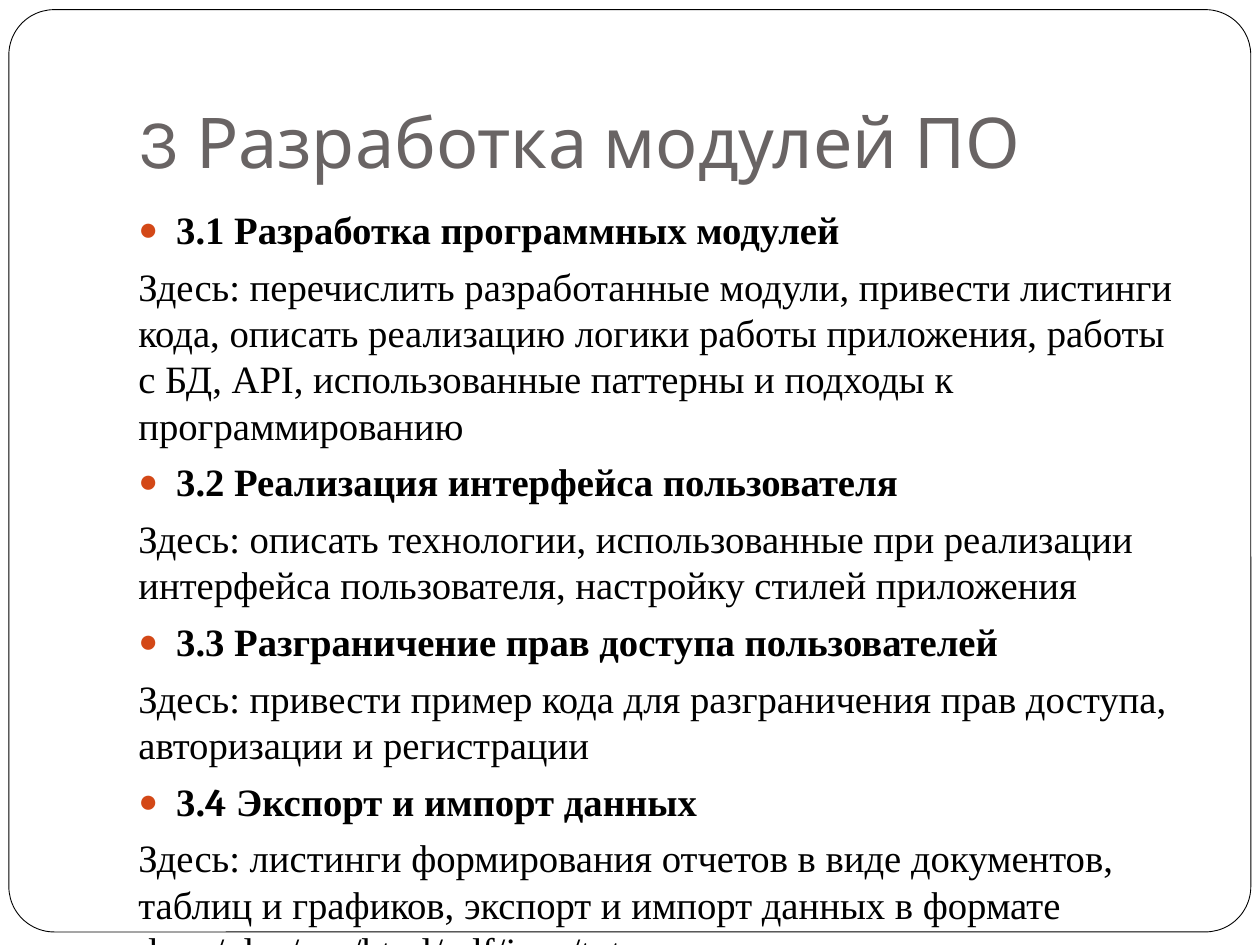
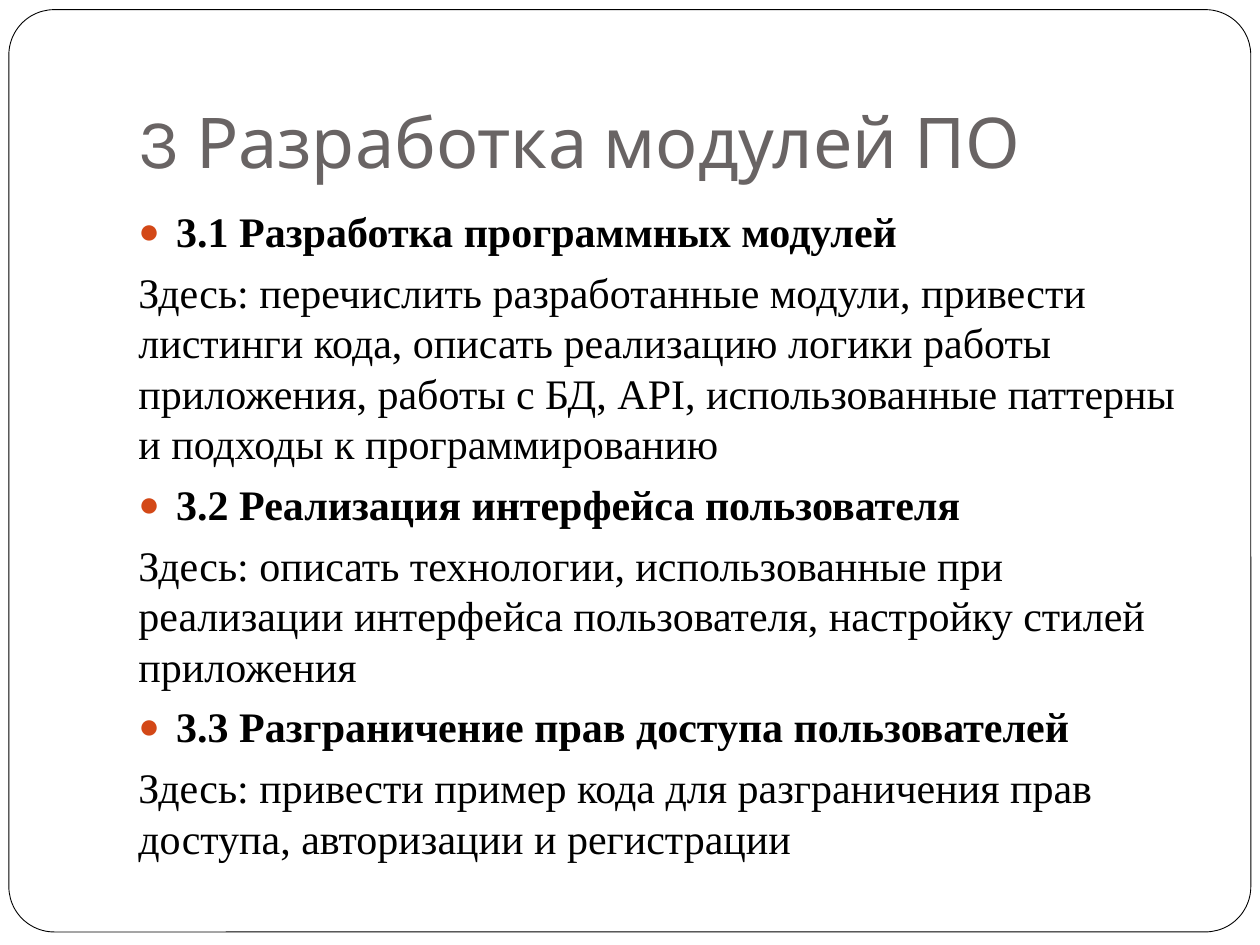
Before and after one commit to kijonne/kyrsovou, a slide deck: slide 18 of Курсовое проектирование 2026.pptx. Drawn at 1260x945 pixels with LibreOffice and Linux fonts; fonts in the diff are those of the drawing. Boxes give left, top, right and bottom in pixels: in the first picture for what was removed or moved away, otherwise in the second. Text is boxed around its words. In the diff, an @@ line names an element or a change of style, - is before the commit and + after.

```diff
--- a/Курсовое проектирование 2026.pptx
+++ b/Курсовое проектирование 2026.pptx
@@ text "3.1 Разработка программных модулей" at (138, 217, 1175, 863): size 22.1 to 24.1 pt @@
@@ text at (138, 789, 1113, 927): paragraphs removed @@
-● 3.4 Экспорт и импорт данных
-Здесь: листинги формирования отчетов в виде документов, таблиц и графиков, экспорт и импорт данных в формате docx/xlsx/csv/html/pdf/json/txt
```
Also in this commit, not shown: 4 other slides changed, 1 slide removed, 2 other files.
